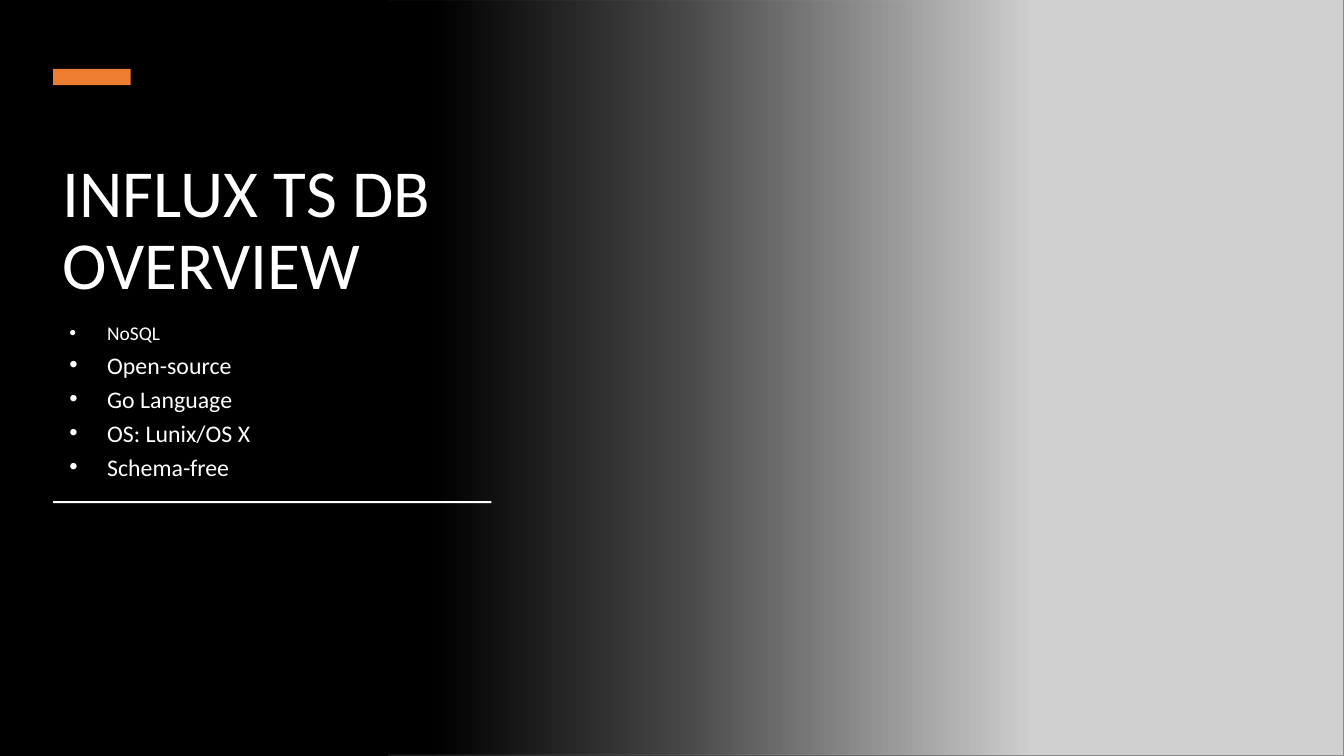
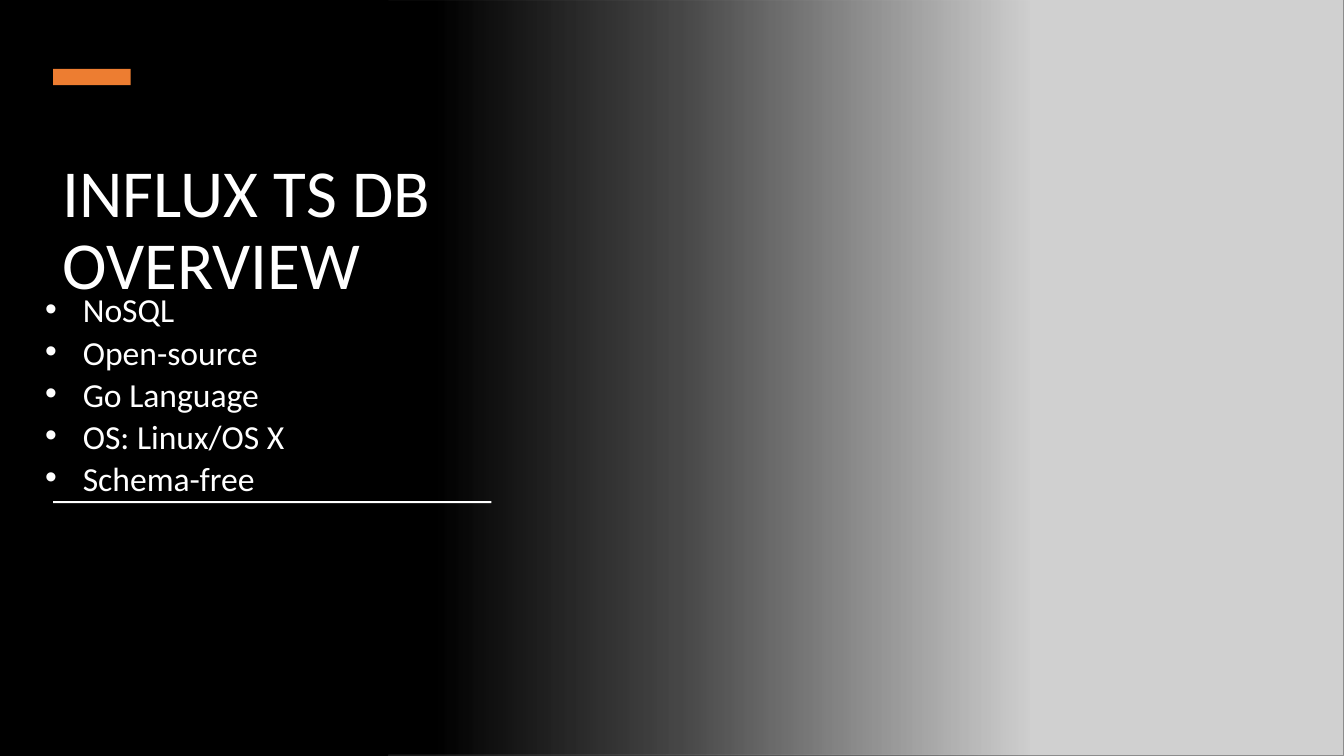
Before and after one commit to Warglaive/SaaS-MachineLearningPlatform-Research, a slide deck: slide 1 of Tech Stack/DatabasesComparison.pptx. Drawn at 1344x756 pixels with LibreOffice and Linux fonts; fonts in the diff are those of the drawing; grey boxes stand for pictures. Boxes give left, top, right and bottom in pixels: in the first picture for what was removed or moved away, otherwise in the second. Text is boxed around its words. In the diff, an @@ line names an element or a change of style, - is before the commit and + after.

```diff
--- a/Tech Stack/DatabasesComparison.pptx
+++ b/Tech Stack/DatabasesComparison.pptx
@@ subtitle "NoSQL": place and size @@
-subtitle "NoSQL" at bbox=[107, 327, 250, 476]
+subtitle "NoSQL" at bbox=[83, 300, 284, 492]
@@ subtitle at bbox=[83, 300, 259, 492]: size 13.9 to 24 pt in "NoSQL"; size 17.1 to 24 pt in "Open-source", "Go Language", "Schema-free" @@
@@ subtitle at bbox=[83, 425, 284, 451]: text changed; size 17.1 to 24 pt @@
-• OS: Lunix/OS X
+• OS: Linux/OS X
```
Also in this commit, not shown: 1 slide added.
